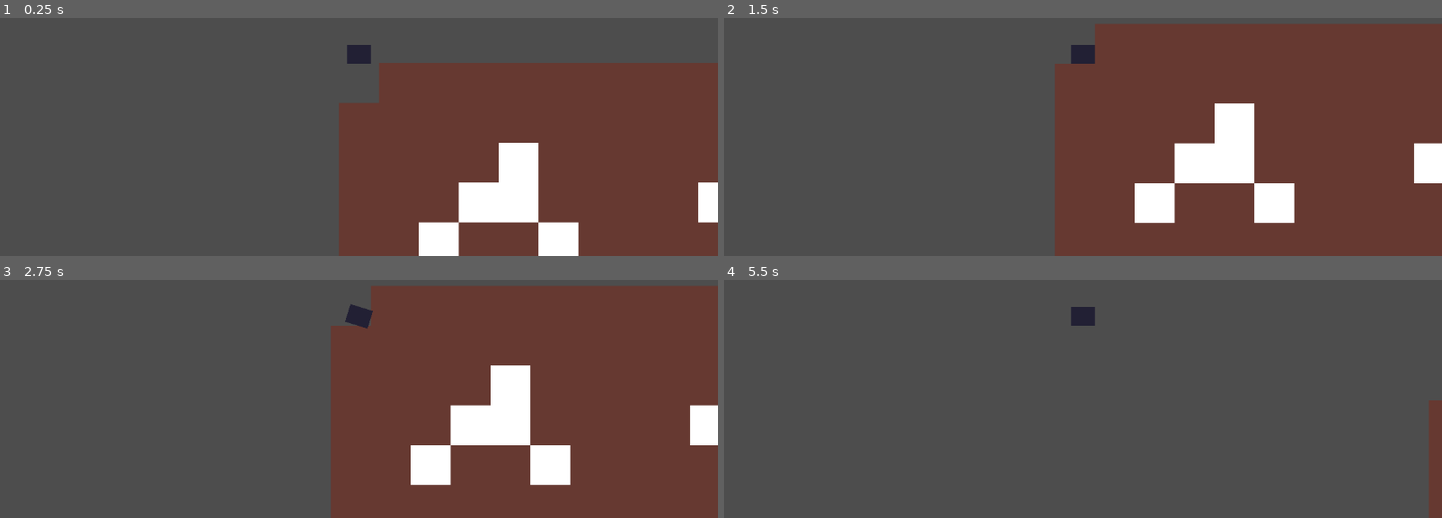
Above: before the commit, frames 1-4 (two rows, left to right).
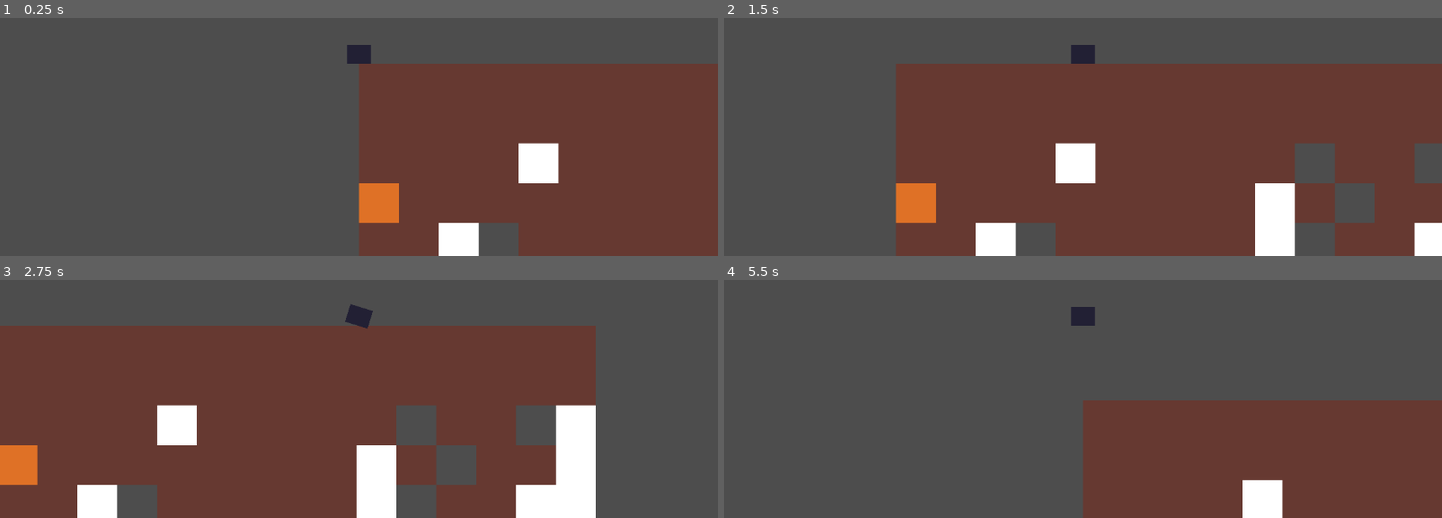
Above: after the commit, the same moments.

Repository: MissionToPsyche-Iridium/iridium_21q_web_game-csu
Game: Godot game, scene res://pre.tscn
Same seed, same stepped clock (60 frames per second), same inputs: the game is played once before the commit and once after it.
Inputs:
- Up to frame 1 (0.25 s): no input
- Up to frame 2 (1.5 s): tap Enter at 0.5 s; hold D (right) 0.53-1.28 s; hold S (down) from 1.28 s (still down)
- Up to frame 3 (2.75 s): tap Space at 2 s; release S (down) at 2.03 s; hold D (right) from 2.03 s (still down)
- Up to frame 4 (5.5 s): release D (right) at 2.78 s; hold W (up) 2.78-3.53 s; hold A (left) 3.53-5.03 s; hold S (down) from 5.03 s (still down)

The runs differ from the first frame. In frame 1, 8.9% of the frame differs, in the area x 47-100%, y 18-100%; in frame 2, 34%; in frame 3, 70%, in the area x 0-100%, y 2-100%; in frame 4, 24%.

Commit message:
Drills now work way better, bugs fixed! Moved most of drill logic to timerholder.gd, drills are now RayCast2Ds

Diff:
--- a/Objects/drone.tscn
+++ b/Objects/drone.tscn
@@ -1,35 +1,69 @@
-[gd_scene load_steps=6 format=3 uid="uid://c5c4d80q5qjwo"]
+[gd_scene load_steps=8 format=3 uid="uid://c5c4d80q5qjwo"]
 
 [ext_resource type="Script" path="res://scripts/DroneMove.gd" id="1_4y1nq"]
 [ext_resource type="Texture2D" uid="uid://dkccrjow40fex" path="res://Assets/shiptemp.png" id="1_oor70"]
+[ext_resource type="Script" path="res://scripts/timerholder.gd" id="3_6ojof"]
 [ext_resource type="Script" path="res://scripts/drill.gd" id="3_t21jt"]
+[ext_resource type="PackedScene" uid="uid://btnu5cojv3awv" path="res://Objects/rockparts.tscn" id="4_civlp"]
+[ext_resource type="Texture2D" uid="uid://cny3ad0l52wrl" path="res://Assets/drillstemp.png" id="5_bcav7"]
 
 [sub_resource type="RectangleShape2D" id="RectangleShape2D_imawl"]
 size = Vector2(38, 30)
 
-[sub_resource type="CapsuleShape2D" id="CapsuleShape2D_xgbkr"]
-radius = 7.0
-
 [node name="CharacterBody2D" type="CharacterBody2D"]
 script = ExtResource("1_4y1nq")
-
-[node name="Sprite2D" type="Sprite2D" parent="."]
-z_index = 1
-position = Vector2(9.53674e-07, 0)
-scale = Vector2(2.35938, 1.85105)
-texture = ExtResource("1_oor70")
 
 [node name="Camera2D" type="Camera2D" parent="."]
 
 [node name="PlayerHitbox" type="CollisionShape2D" parent="."]
 shape = SubResource("RectangleShape2D_imawl")
 
-[node name="DownArea" type="Area2D" parent="."]
+[node name="RayCasts" type="Node2D" parent="."]
+script = ExtResource("3_6ojof")
+
+[node name="RayCastRight" type="RayCast2D" parent="RayCasts"]
+target_position = Vector2(25, 0)
 script = ExtResource("3_t21jt")
 
-[node name="Down" type="CollisionShape2D" parent="DownArea"]
-position = Vector2(0, 10)
-shape = SubResource("CapsuleShape2D_xgbkr")
+[node name="rockparts" parent="RayCasts/RayCastRight" instance=ExtResource("4_civlp")]
+z_index = 3
+position = Vector2(25, 0)
 
-[connection signal="body_entered" from="DownArea" to="DownArea" method="_on_body_entered"]
-[connection signal="body_exited" from="DownArea" to="DownArea" method="_on_body_exited"]
+[node name="RayCastLeft" type="RayCast2D" parent="RayCasts"]
+target_position = Vector2(-25, 0)
+script = ExtResource("3_t21jt")
+
+[node name="RayCastUp" type="RayCast2D" parent="RayCasts"]
+target_position = Vector2(0, -20)
+script = ExtResource("3_t21jt")
+
+[node name="RayCastDown" type="RayCast2D" parent="RayCasts"]
+target_position = Vector2(0, 20)
+script = ExtResource("3_t21jt")
+
+[node name="Sprites" type="Node2D" parent="."]
+
+[node name="ShipBox" type="Sprite2D" parent="Sprites"]
+z_index = 1
+position = Vector2(9.53674e-07, 0)
+scale = Vector2(2.35938, 1.85105)
+texture = ExtResource("1_oor70")
+
+[node name="DrillDown" type="Sprite2D" parent="Sprites"]
+position = Vector2(0, 25)
+texture = ExtResource("5_bcav7")
+
+[node name="DrillUp" type="Sprite2D" parent="Sprites"]
+position = Vector2(0, -25)
+rotation = -3.14159
+texture = ExtResource("5_bcav7")
+
+[node name="DrillRight" type="Sprite2D" parent="Sprites"]
+position = Vector2(30, 0)
+rotation = -1.5708
+texture = ExtResource("5_bcav7")
+
+[node name="DrillLeft" type="Sprite2D" parent="Sprites"]
+position = Vector2(-29, 0)
+rotation = 1.5708
+texture = ExtResource("5_bcav7")
--- a/Objects/mine.tscn
+++ b/Objects/mine.tscn
@@ -7,25 +7,23 @@
 
 [sub_resource type="TileSetAtlasSource" id="TileSetAtlasSource_fid5y"]
 texture = ExtResource("2_06w2d")
-texture_region_size = Vector2i(128, 128)
+texture_region_size = Vector2i(64, 64)
 0:0/0 = 0
-0:0/0/physics_layer_0/polygon_0/points = PackedVector2Array(-64, -64, 64, -64, 64, 64, -64, 64)
+0:0/0/physics_layer_0/polygon_0/points = PackedVector2Array(-32, -32, 32, -32, 32, 32, -32, 32)
 1:0/0 = 0
-1:0/0/physics_layer_0/polygon_0/points = PackedVector2Array(-64, -64, 64, -64, 64, 64, -64, 64)
+1:0/0/physics_layer_0/polygon_0/points = PackedVector2Array(-32, -32, 32, -32, 32, 32, -32, 32)
 2:0/0 = 0
-2:0/0/physics_layer_0/polygon_0/points = PackedVector2Array(-64, -64, 64, -64, 64, 64, -64, 64)
+2:0/0/physics_layer_0/polygon_0/points = PackedVector2Array(-32, -32, 32, -32, 32, 32, -32, 32)
 3:0/0 = 0
 
 [sub_resource type="TileSet" id="TileSet_1m28n"]
 tile_size = Vector2i(64, 64)
 physics_layer_0/collision_layer = 1
 physics_layer_0/physics_material = SubResource("PhysicsMaterial_u7otv")
+custom_data_layer_0/name = ""
+custom_data_layer_0/type = 3
 sources/0 = SubResource("TileSetAtlasSource_fid5y")
 
-[node name="mine" type="Node2D"]
+[node name="mineable" type="TileMapLayer"]
+tile_set = SubResource("TileSet_1m28n")
 script = ExtResource("1_rjot3")
-height = 30
-width = 40
-
-[node name="TileMapLayer" type="TileMapLayer" parent="."]
-tile_set = SubResource("TileSet_1m28n")
--- a/pre.tscn
+++ b/pre.tscn
@@ -5,6 +5,6 @@
 
 [node name="Node2D" type="Node2D"]
 
-[node name="Drone" parent="." instance=ExtResource("1_frevg")]
+[node name="mine" parent="." instance=ExtResource("2_e7w7u")]
 
-[node name="mine" parent="." instance=ExtResource("2_e7w7u")]
+[node name="CharacterBody2D" parent="." instance=ExtResource("1_frevg")]
--- a/scripts/DroneMove.gd
+++ b/scripts/DroneMove.gd
@@ -1,7 +1,8 @@
 extends CharacterBody2D
 
 @export var speed = 400
-@onready var sprite = $Sprite2D
+@onready var sprite = $Sprites
+@onready var inputdirection = null
 func handle_rot(input: Vector2):
 	if input == Vector2(1,0):
 		sprite.rotation = .3
@@ -10,9 +11,8 @@
 	else:
 		sprite.rotation = 0
 	pass
-
 func get_input():
-	var inputdirection = Input.get_vector("left", "right", "up", "down")
+	inputdirection = Input.get_vector("left", "right", "up", "down")
 	handle_rot(inputdirection)
 	velocity = inputdirection * speed
 
--- a/scripts/drill.gd
+++ b/scripts/drill.gd
@@ -1,26 +1,27 @@
-extends Area2D
+extends RayCast2D
 #Handles Drill code.
+@onready var control = $"../.."
+@export var speed = 10 #Drill speed, 10 = base level
+@export var size = 5 #Drill Size
+@export var str = 1 #Drill Str? Might be worth using, unsure.
 
-@export var speed = 10 #Drill speed
-@export var size = 5 #Drill Size
-@export var str = 1 #Drill Str
 
-func _on_body_entered(body: Node2D) -> void:
-	if body is TileMapLayer:
+signal mining_tile(cords: Vector2, tile: TileMapLayer, emiter: String)
+signal stop_mining_tile(emiter: String)
 
-		var tilemapcords = body.local_to_map(body.to_local(to_global(position)))
-		print("LOCAL POS:", position)
-		print("LOCAL TO MAP:", body.local_to_map(position))
-		print("GLOBAL TO MAP:", body.local_to_map(global_position))
-		print("GLOBAL: ", global_position)
-		#tilemapcords.y += 1
-		#if tilemapcords.x < 0:
-		#	tilemapcords.x += 1
-		print("TILEMAPCORDS: ", tilemapcords)
-		body.set_cell(tilemapcords, 0, Vector2(1,0))
-		body.erase_cell(tilemapcords)
-		print("DOWN")
-		pass # Replace with function body.
-func _on_body_exited(body: Node2D) -> void:
-	print("LEAVE")
+func _physics_process(delta: float) -> void:
+	if is_colliding():
+		var tile = get_collider()
+		if tile is TileMapLayer:
+			#Weird to get tile we wish to remove
+			var transform2d = PhysicsServer2D.body_get_state(get_collider_rid(), PhysicsServer2D.BODY_STATE_TRANSFORM)
+			var tilepos = tile.local_to_map(transform2d[2])
+			emit_signal("mining_tile", tilepos, tile, self.name)
+		pass
 	pass
+	if !is_colliding():
+		emit_signal("stop_mining_tile", self.name)
+		#emit no longer colliding.
+		pass
+func _ready() -> void:
+	pass
--- a/scripts/mineGen.gd
+++ b/scripts/mineGen.gd
@@ -1,6 +1,5 @@
-extends Node2D
+extends TileMapLayer
 
-@onready var tilemap = $TileMapLayer # Def for tilemap.
 var grid = [] #Mine grid.
 @export var height = 15 #Height of the mine
 @export var width = 15 #Width of the mine.
@@ -26,7 +25,7 @@
 var idpos = {
 	#SUBJECT TO CHANGE
 	#Dict to get the Vector2 pos of said ore on the sprite sheet.
-	0: Vector2(3,0),
+	0: null,
 	1: Vector2(0,0),
 	2: Vector2(2,0),
 	3: Vector2(1,0)
@@ -78,7 +77,10 @@
 	#Updates the tilemap with the array data.
 	for row in range(height):
 		for item in range(width):
-			tilemap.set_cell(Vector2(item,row), 0, idpos[grid[row][item]])
+			if grid[row][item] == 0:
+				pass
+			else:
+				set_cell(Vector2(item,row), 0, idpos[grid[row][item]])
 func _ready() -> void:
 	#SETUP GRID.
 	init_grid_array(height,width)
@@ -88,8 +90,6 @@
 	count_ores()
 	array_to_tile_map()
 
-
-
-# Called every frame. 'delta' is the elapsed time since the previous frame.
-func _process(delta: float) -> void:
-	pass
+#Uses the array to return the ID value of the object.
+func get_what_was_mined(x,y) -> int:
+	return grid[y][x]
Binary file changed: Assets/sheetore.png
